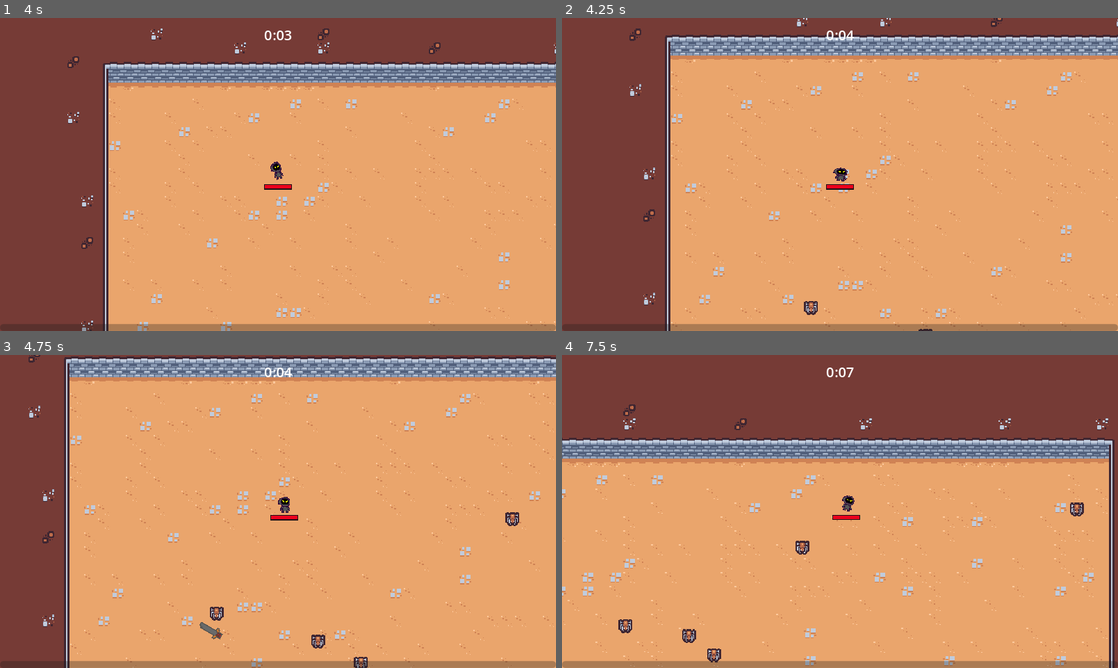
Above: before the commit, frames 1-4 (two rows, left to right).
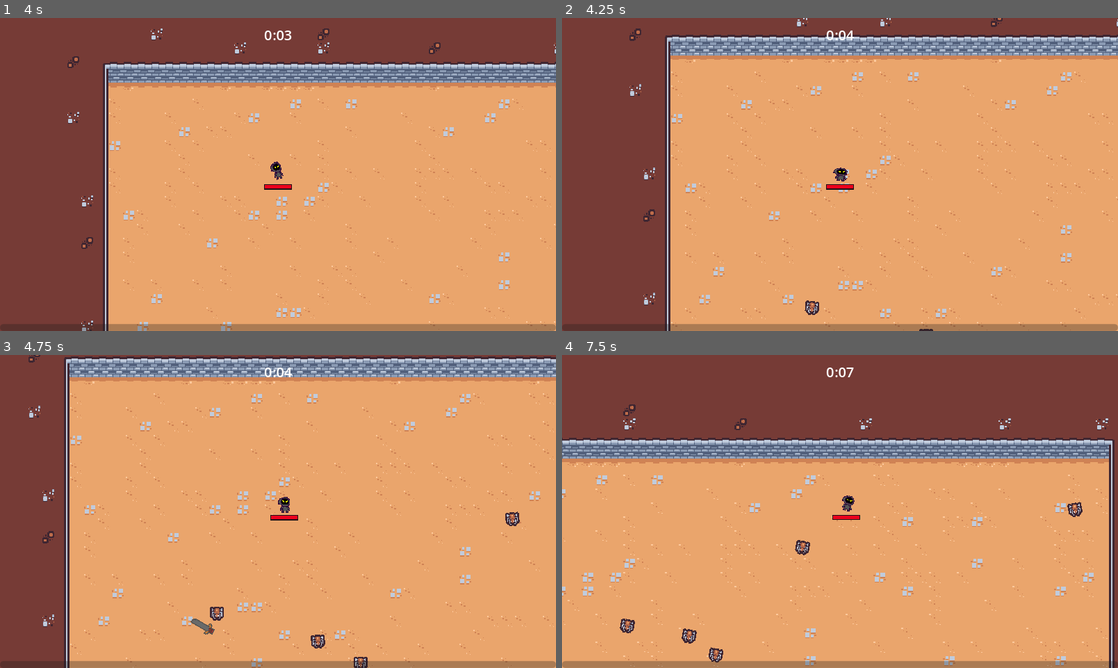
Above: after the commit, the same moments.

Repository: RyanLeB/Shrouded
Game: Godot game, scene res://Scenes/Main/main.tscn
Two runs of this game, one before a commit and one after it. Both use one fixed random seed, a clock stepped at 60 frames per second and the inputs below.
Inputs (mouse positions are in pixels of both pictures, inside the frame that each line leads up to):
- Up to frame 1 (4 s): move the mouse to (250, 237) at 0.52 s; press the mouse at (250, 237) at 0.53 s; hold W (move_up) 0.53-2.03 s; move the mouse to (444, 221) at 1.27 s; release the mouse at (444, 221) at 1.28 s; click (444, 221) at 1.35 s; move the mouse to (111, 127) at 2.02 s; press the mouse at (111, 127) at 2.03 s; hold A (move_left) 2.03-3.53 s; move the mouse to (305, 174) at 2.77 s; release the mouse at (305, 174) at 2.78 s; click (305, 174) at 2.85 s; move the mouse to (194, 96) at 3.52 s; press the mouse at (194, 96) at 3.53 s; hold S (move_down) from 3.53 s (still down)
- Up to frame 2 (4.25 s): keep holding S (move_down)
- Up to frame 3 (4.75 s): move the mouse to (400, 495) at 4.27 s; release S (move_down) at 4.28 s; release the mouse at (400, 495) at 4.28 s; hold D (move_right) from 4.28 s (still down); click (400, 495) at 4.35 s
- Up to frame 4 (7.5 s): move the mouse to (728, 527) at 5.02 s; release D (move_right) at 5.03 s; press the mouse at (728, 527) at 5.03 s; hold W (move_up) 5.03-5.78 s; move the mouse to (895, 442) at 5.77 s; release the mouse at (895, 442) at 5.78 s; hold D (move_right) from 5.78 s (still down); click (895, 442) at 5.85 s; move the mouse to (812, 574) at 6.52 s; press the mouse at (812, 574) at 6.53 s; move the mouse to (1006, 558) at 7.27 s; release the mouse at (1006, 558) at 7.28 s; click (1006, 558) at 7.35 s

Frame 1 is identical in both runs. In frame 2, less than 0.1% of the frame differs, in the area x 43-67%, y 90-100%; in frame 3, 0.2%; in frame 4, 0.3%, in the area x 10-94%, y 46-99%.

Commit message:
animations improved

Diff:
--- a/Scenes/Ability/sword-ability/sword_ability.tscn
+++ b/Scenes/Ability/sword-ability/sword_ability.tscn
@@ -41,6 +41,18 @@
 "transitions": PackedFloat32Array(1),
 "update": 1,
 "values": [true]
+}
+tracks/3/type = "value"
+tracks/3/imported = false
+tracks/3/enabled = true
+tracks/3/path = NodePath("Sprite2D:position")
+tracks/3/interp = 1
+tracks/3/loop_wrap = true
+tracks/3/keys = {
+"times": PackedFloat32Array(0),
+"transitions": PackedFloat32Array(1),
+"update": 0,
+"values": [Vector2(0, 0)]
 }
 
 [sub_resource type="Animation" id="Animation_v0gnn"]
@@ -97,6 +109,18 @@
 "update": 1,
 "values": [true, false, true]
 }
+tracks/4/type = "value"
+tracks/4/imported = false
+tracks/4/enabled = true
+tracks/4/path = NodePath("Sprite2D:position")
+tracks/4/interp = 1
+tracks/4/loop_wrap = true
+tracks/4/keys = {
+"times": PackedFloat32Array(0, 0.1, 0.2, 0.3, 0.35),
+"transitions": PackedFloat32Array(1, 1, 1, 1, 1),
+"update": 0,
+"values": [Vector2(0, 0), Vector2(0, -9), Vector2(0, -16), Vector2(-7.74861e-08, 4.76837e-07), Vector2(-1.42109e-14, 13)]
+}
 
 [sub_resource type="AnimationLibrary" id="AnimationLibrary_p1pwl"]
 _data = {
--- /dev/null
+++ b/Scenes/component/death_component.gd
@@ -0,0 +1,23 @@
+extends Node2D
+
+
+@export var health_component: Node
+@export var sprite: Sprite2D
+
+
+func _ready():
+	$GPUParticles2D.texture = sprite.texture
+	health_component.died.connect(on_died)
+
+func on_died():
+	if owner == null || not owner is Node2D:
+		return
+
+	var spawn_position = owner.global_position
+
+	var entities = get_tree().get_first_node_in_group("entities_layer")
+	get_parent().remove_child(self)
+	entities.add_child(self)
+
+	global_position = spawn_position
+	$AnimationPlayer.play("default")
--- /dev/null
+++ b/Scenes/component/death_component.tscn
@@ -0,0 +1,90 @@
+[gd_scene load_steps=9 format=3 uid="uid://dnymf2jxl2j6k"]
+
+[ext_resource type="Script" path="res://Scenes/component/death_component.gd" id="1_bhj5h"]
+[ext_resource type="Texture2D" uid="uid://bwr46uv7ehpr5" path="res://Scenes/game_object/basic_enemy/basic_enemy.png" id="2_2wq6o"]
+
+[sub_resource type="Animation" id="Animation_2k083"]
+resource_name = "default"
+tracks/0/type = "value"
+tracks/0/imported = false
+tracks/0/enabled = true
+tracks/0/path = NodePath("GPUParticles2D:emitting")
+tracks/0/interp = 1
+tracks/0/loop_wrap = true
+tracks/0/keys = {
+"times": PackedFloat32Array(0),
+"transitions": PackedFloat32Array(1),
+"update": 1,
+"values": [true]
+}
+tracks/1/type = "method"
+tracks/1/imported = false
+tracks/1/enabled = true
+tracks/1/path = NodePath(".")
+tracks/1/interp = 1
+tracks/1/loop_wrap = true
+tracks/1/keys = {
+"times": PackedFloat32Array(1),
+"transitions": PackedFloat32Array(1),
+"values": [{
+"args": [],
+"method": &"queue_free"
+}]
+}
+
+[sub_resource type="Animation" id="Animation_4mi66"]
+length = 0.001
+tracks/0/type = "value"
+tracks/0/imported = false
+tracks/0/enabled = true
+tracks/0/path = NodePath("GPUParticles2D:emitting")
+tracks/0/interp = 1
+tracks/0/loop_wrap = true
+tracks/0/keys = {
+"times": PackedFloat32Array(0),
+"transitions": PackedFloat32Array(1),
+"update": 1,
+"values": [false]
+}
+
+[sub_resource type="AnimationLibrary" id="AnimationLibrary_cvm3e"]
+_data = {
+"RESET": SubResource("Animation_4mi66"),
+"default": SubResource("Animation_2k083")
+}
+
+[sub_resource type="Curve" id="Curve_nkn0t"]
+_data = [Vector2(0.00757576, 1), 0.0, 0.0, 0, 0, Vector2(0.598485, 1), 0.0, 0.0, 0, 0, Vector2(0.99495, 0.025), 0.0, 0.0, 0, 0]
+point_count = 3
+
+[sub_resource type="CurveTexture" id="CurveTexture_fprx1"]
+curve = SubResource("Curve_nkn0t")
+
+[sub_resource type="ParticleProcessMaterial" id="ParticleProcessMaterial_61q8b"]
+particle_flag_disable_z = true
+direction = Vector3(0, -1, 0)
+spread = 30.0
+initial_velocity_min = 175.0
+initial_velocity_max = 250.0
+angular_velocity_min = -1440.0
+angular_velocity_max = 1440.0
+gravity = Vector3(0, 800, 0)
+scale_curve = SubResource("CurveTexture_fprx1")
+
+[node name="DeathComponent" type="Node2D"]
+script = ExtResource("1_bhj5h")
+
+[node name="AnimationPlayer" type="AnimationPlayer" parent="."]
+libraries = {
+"": SubResource("AnimationLibrary_cvm3e")
+}
+
+[node name="GPUParticles2D" type="GPUParticles2D" parent="."]
+emitting = false
+amount = 1
+process_material = SubResource("ParticleProcessMaterial_61q8b")
+texture = ExtResource("2_2wq6o")
+lifetime = 0.5
+one_shot = true
+fixed_fps = 0
+interpolate = false
--- a/Scenes/game_object/basic_enemy/basic_enemy.gd
+++ b/Scenes/game_object/basic_enemy/basic_enemy.gd
@@ -3,13 +3,16 @@
 const MAX_SPEED = 40
 
 @onready var health_component: HealthComponent = $HealthComponent
-
+@onready var visuals = $Visuals
 
 func _process(delta):
 	var direction = get_direction_to_player()
 	velocity = direction * MAX_SPEED
 	move_and_slide()
 
+	var move_sign = sign(velocity.x)
+	if move_sign != 0:
+		visuals.scale = Vector2(-move_sign, 1)
 
 func get_direction_to_player():
 	var player_node = get_tree().get_first_node_in_group("player") as Node2D
--- a/Scenes/game_object/basic_enemy/basic_enemy.tscn
+++ b/Scenes/game_object/basic_enemy/basic_enemy.tscn
@@ -1,10 +1,97 @@
-[gd_scene load_steps=8 format=3 uid="uid://bkcuahjo37wb2"]
+[gd_scene load_steps=12 format=3 uid="uid://bkcuahjo37wb2"]
 
 [ext_resource type="Script" path="res://Scenes/game_object/basic_enemy/basic_enemy.gd" id="1_4rlg5"]
 [ext_resource type="Texture2D" uid="uid://bwr46uv7ehpr5" path="res://Scenes/game_object/basic_enemy/basic_enemy.png" id="2_06t44"]
 [ext_resource type="PackedScene" uid="uid://daejyk1n81nqr" path="res://Scenes/component/health_component.tscn" id="2_40dy7"]
 [ext_resource type="PackedScene" uid="uid://bqwrtq838mmq2" path="res://Scenes/component/vial_drop_component.tscn" id="3_034e5"]
+[ext_resource type="PackedScene" uid="uid://dnymf2jxl2j6k" path="res://Scenes/component/death_component.tscn" id="4_binut"]
 [ext_resource type="PackedScene" uid="uid://dil76toga1piy" path="res://Scenes/component/hurtbox_component.tscn" id="4_i17ic"]
+
+[sub_resource type="Animation" id="Animation_3bws4"]
+resource_name = "walk"
+length = 0.4
+loop_mode = 1
+tracks/0/type = "value"
+tracks/0/imported = false
+tracks/0/enabled = true
+tracks/0/path = NodePath("Visuals/Sprite2D:position")
+tracks/0/interp = 1
+tracks/0/loop_wrap = true
+tracks/0/keys = {
+"times": PackedFloat32Array(0, 0.1, 0.3),
+"transitions": PackedFloat32Array(1, 1, 1),
+"update": 0,
+"values": [Vector2(0, 0), Vector2(-1, 0), Vector2(1, 0)]
+}
+tracks/1/type = "value"
+tracks/1/imported = false
+tracks/1/enabled = true
+tracks/1/path = NodePath("Visuals/Sprite2D:rotation")
+tracks/1/interp = 1
+tracks/1/loop_wrap = true
+tracks/1/keys = {
+"times": PackedFloat32Array(0, 0.1, 0.2, 0.3),
+"transitions": PackedFloat32Array(1, 1, 1, 1),
+"update": 0,
+"values": [0.0, -0.174533, 0.174533, -0.174533]
+}
+tracks/2/type = "value"
+tracks/2/imported = false
+tracks/2/enabled = true
+tracks/2/path = NodePath("Visuals/Sprite2D:scale")
+tracks/2/interp = 1
+tracks/2/loop_wrap = true
+tracks/2/keys = {
+"times": PackedFloat32Array(0),
+"transitions": PackedFloat32Array(1),
+"update": 0,
+"values": [Vector2(1, 1)]
+}
+
+[sub_resource type="Animation" id="Animation_2ryd7"]
+length = 0.001
+tracks/0/type = "value"
+tracks/0/imported = false
+tracks/0/enabled = true
+tracks/0/path = NodePath("Visuals/Sprite2D:position")
+tracks/0/interp = 1
+tracks/0/loop_wrap = true
+tracks/0/keys = {
+"times": PackedFloat32Array(0),
+"transitions": PackedFloat32Array(1),
+"update": 0,
+"values": [Vector2(0, 0)]
+}
+tracks/1/type = "value"
+tracks/1/imported = false
+tracks/1/enabled = true
+tracks/1/path = NodePath("Visuals/Sprite2D:rotation")
+tracks/1/interp = 1
+tracks/1/loop_wrap = true
+tracks/1/keys = {
+"times": PackedFloat32Array(0),
+"transitions": PackedFloat32Array(1),
+"update": 0,
+"values": [0.0]
+}
+tracks/2/type = "value"
+tracks/2/imported = false
+tracks/2/enabled = true
+tracks/2/path = NodePath("Visuals/Sprite2D:scale")
+tracks/2/interp = 1
+tracks/2/loop_wrap = true
+tracks/2/keys = {
+"times": PackedFloat32Array(0),
+"transitions": PackedFloat32Array(1),
+"update": 0,
+"values": [Vector2(1, 1)]
+}
+
+[sub_resource type="AnimationLibrary" id="AnimationLibrary_b4iil"]
+_data = {
+"RESET": SubResource("Animation_2ryd7"),
+"walk": SubResource("Animation_3bws4")
+}
 
 [sub_resource type="CircleShape2D" id="CircleShape2D_kh1y2"]
 radius = 12.0
@@ -18,10 +105,20 @@
 motion_mode = 1
 script = ExtResource("1_4rlg5")
 
+[node name="AnimationPlayer" type="AnimationPlayer" parent="."]
+libraries = {
+"": SubResource("AnimationLibrary_b4iil")
+}
+autoplay = "walk"
+
 [node name="HealthComponent" parent="." instance=ExtResource("2_40dy7")]
 
 [node name="VialDropComponent" parent="." node_paths=PackedStringArray("health_component") instance=ExtResource("3_034e5")]
 health_component = NodePath("../HealthComponent")
+
+[node name="DeathComponent" parent="." node_paths=PackedStringArray("health_component", "sprite") instance=ExtResource("4_binut")]
+health_component = NodePath("../HealthComponent")
+sprite = NodePath("../Visuals/Sprite2D")
 
 [node name="HurtboxComponent" parent="." node_paths=PackedStringArray("health_component") instance=ExtResource("4_i17ic")]
 health_component = NodePath("../HealthComponent")
@@ -30,7 +127,9 @@
 position = Vector2(0, -6)
 shape = SubResource("CircleShape2D_kh1y2")
 
-[node name="Sprite2D" type="Sprite2D" parent="."]
+[node name="Visuals" type="Node2D" parent="."]
+
+[node name="Sprite2D" type="Sprite2D" parent="Visuals"]
 texture = ExtResource("2_06t44")
 offset = Vector2(0, -6)
 
Binary file changed: Scenes/Ability/sword-ability/sword.png
